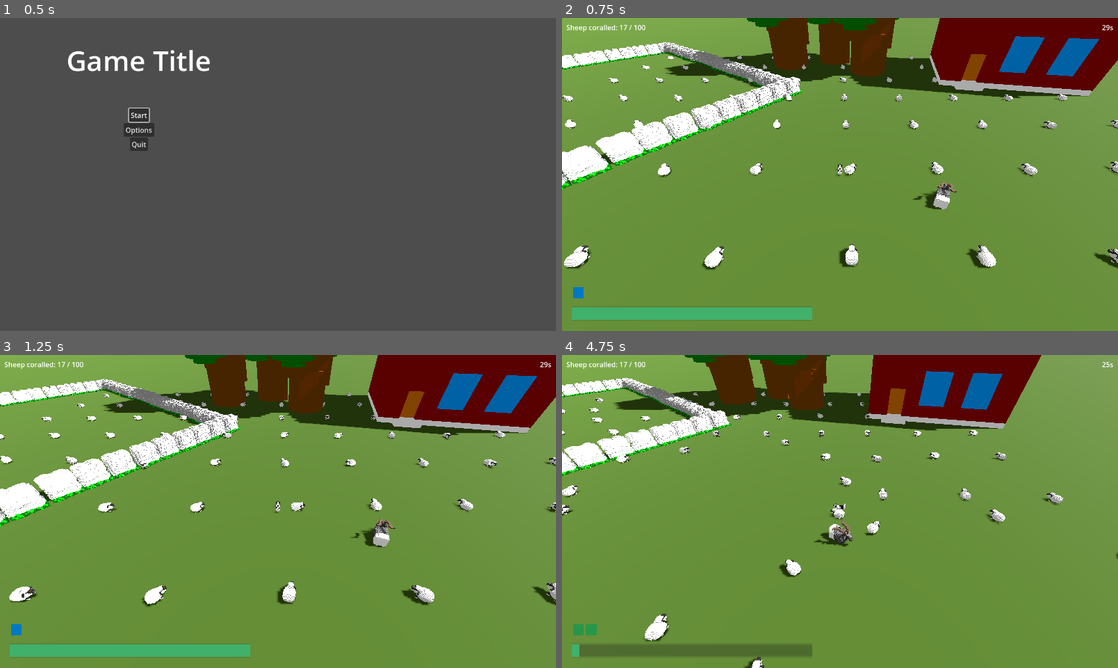
Above: before the commit, frames 1-4 (two rows, left to right).
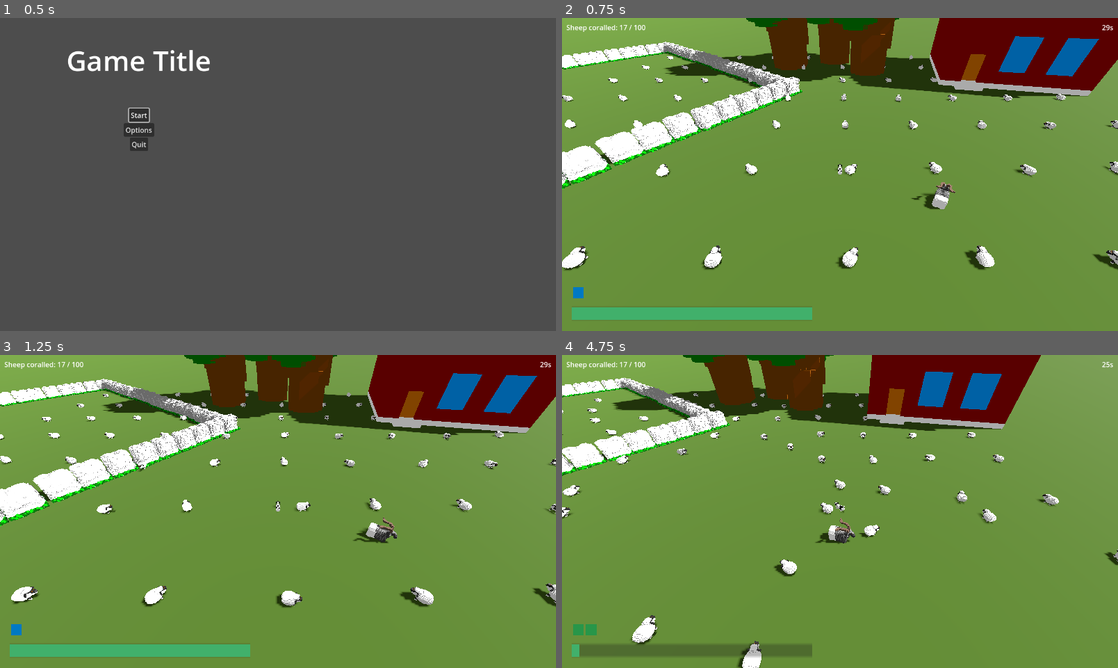
Above: after the commit, the same moments.

Repository: hunttis/ld-58
Game: Godot game, scene res://assets/scenes/master.tscn
Same seed, same stepped clock (60 frames per second), same inputs: the game is played once before the commit and once after it.
Inputs:
- Up to frame 1 (0.5 s): no input
- Up to frame 2 (0.75 s): click "Start" at 0.5 s
- Up to frame 3 (1.25 s): no input
- Up to frame 4 (4.75 s): hold D (move_right) 1.28-2.03 s; hold Q (ability_bark) 1.28-2.03 s; hold S (move_back) 2.03-2.78 s; tap Space (ability_dash) at 2.1 s; hold D (move_right) 2.78-3.53 s; hold E (ability_sprint) 2.78-3.53 s; hold W (move_forward) 3.53-4.28 s; tap Q (ability_bark) at 3.6 s; hold A (move_left) from 4.28 s (still down); hold Space (ability_dash) from 4.28 s (still down)

Frame 1 is identical in both runs. In frame 2, 2.5% of the frame differs, in the area x 0-100%, y 0-81%; in frame 3, 2.9%; in frame 4, 4.4%, in the area x 0-100%, y 0-100%.

Commit message:
make dog a bit more threatening

Diff:
--- a/assets/scenes/game/dog/dog.gd
+++ b/assets/scenes/game/dog/dog.gd
@@ -9,7 +9,7 @@
 
 @export_category("Threat range")
 @export var sprint_threat_range = 3.5
-@export var normal_threat_range = 7.0
+@export var normal_threat_range = 10
 @export_category("Speed")
 @export var sprint_speed = 25.0
 @export var normal_speed = 10.0
--- a/assets/scenes/game/sheep/Sheep.gd
+++ b/assets/scenes/game/sheep/Sheep.gd
@@ -5,8 +5,8 @@
 @export var sheep_dog = Vector3.ZERO
 
 @export var corral_speed: float = 2
-@export var max_idle_speed: float = 2
-@export var max_flee_speed: float = 5.0
+@export var max_idle_speed: float = 3
+@export var max_flee_speed: float = 20
 @export var separation_radius: float = 1.5
 
 @export var look_ahead: float = 1.0
